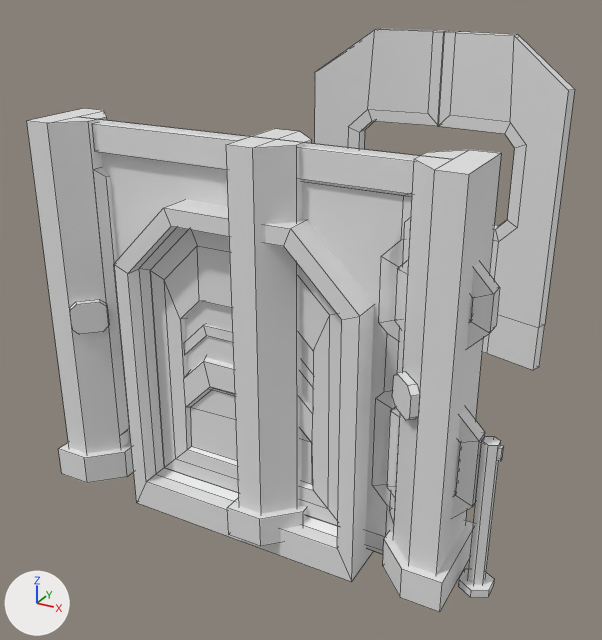
What one commit did to the Blender file assets/models/props/barriers.blend.
One viewpoint serves both versions: a 50 mm lens placed at (3.01, -4.68, 4.1), pointed at (-0.28, 1.3, 1.11). Every picture has the same lights, and +X, +Y and +Z are marked at lower left. Mesh edges are drawn as thin lines.

The first picture shows 'barrier.entry', 'barrier.noEntry', 'barrier.one-way.pole', 'barrier.pole.double.001', 'door.spinner.left', 'door.spinner.right', 'door.tophex.Frame', 'door.tophex.door', 'gate.door.left', 'gate.door.right', 'gate.post', 'sign.arrows', 'sign.arrows.001'.
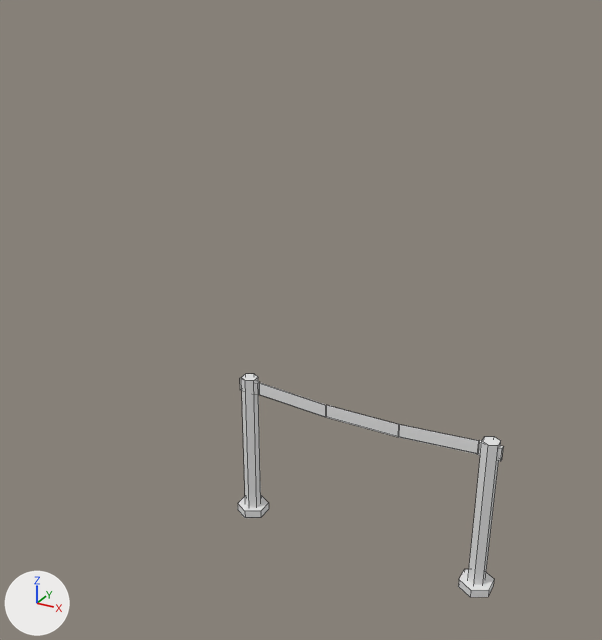
ob_pivot_barrier_one_way is not drawn itself; it is the parent of ob_barrier_one_way_pole, ob_barrier_entry, ob_barrier_noentry, ob_barrier_one_way_pillar_left__collider_box, ob_barrier_one_way_pillar_right__collider_box, ob_barrier_one_way__collider, ob_sign_arrows, ob_sign_arrows_001.
ob_pivot_sign_arrows is not drawn itself; it is the parent of ob_sign_arrows_002.

The edits, one by one:
Object 'barrier.one-way.pole' (ob_barrier_one_way_pole) is deleted.
Object 'pivot.barrier.one-way' (ob_pivot_barrier_one_way) is deleted.
Object 'barrier.entry' (ob_barrier_entry) is deleted.
Object 'barrier.noEntry' (ob_barrier_noentry) is deleted.
In object 'barrier.one-way.pillar.left._collider_box' (ob_barrier_one_way_pillar_left__collider_box), parent is no longer ob_pivot_barrier_one_way.
In object 'barrier.one-way.pillar.right._collider_box' (ob_barrier_one_way_pillar_right__collider_box), parent is no longer ob_pivot_barrier_one_way.
In object 'barrier.one-way._collider' (ob_barrier_one_way__collider), parent is no longer ob_pivot_barrier_one_way.
Object 'sign.arrows' (ob_sign_arrows) is deleted.
Object 'sign.arrows.001' (ob_sign_arrows_001) is deleted.
In object 'sign.noEntry' (ob_sign_noentry), parent is no longer ob_pivot_barrier_one_way.
In object 'sign.noEntry.001' (ob_sign_noentry_001), parent is no longer ob_pivot_barrier_one_way.
Object 'gate.door.right' (ob_gate_door_right) is deleted.
In object 'gate.door.right._collider_box' (ob_gate_door_right__collider_box), parent is no longer ob_gate_door_right.
Object 'gate.door.left' (ob_gate_door_left) is deleted.
Object 'gate.post' (ob_gate_post) is deleted.
In object 'barrier.one-way.pillar.left._collider_box.001' (ob_barrier_one_way_pillar_left__collider_box_001), parent is no longer ob_gate_post.
Object 'door.tophex.Frame' (ob_door_tophex_frame) is deleted.
Object 'door.tophex.door' (ob_door_tophex_door) is deleted.
Object 'door.spinner.left' (ob_door_spinner_left) is deleted.
Object 'door.spinner.right' (ob_door_spinner_right) is deleted.
Object 'pivot.sign.arrows' (ob_pivot_sign_arrows) is deleted.
Object 'sign.arrows.002' (ob_sign_arrows_002) is deleted.

Pixel boxes [x1, y1, x2, y2] of what changed, in the pictures (602 x 640 px):
'barrier.one-way.pole', deleted: before [27, 108, 501, 612]
'door.tophex.Frame', deleted: before [114, 199, 374, 582]
'gate.post', deleted: before [226, 129, 312, 546]
'door.tophex.door', deleted: before [150, 230, 342, 526]
'door.spinner.left', deleted: before [438, 31, 575, 370]
'gate.door.left', deleted: before [302, 180, 412, 550]
'door.spinner.right', deleted: before [314, 29, 446, 149]
'barrier.entry', deleted: before [98, 119, 420, 260]
'gate.door.right', deleted: before [302, 187, 500, 550]
'sign.arrows.001', deleted: before [70, 299, 109, 334]
'sign.arrows', deleted: before [393, 372, 420, 420]
'barrier.noEntry', deleted: before [128, 127, 383, 554]
'barrier.canvas', unchanged, uncovered by the edit: after [258, 382, 479, 454]
'barrier.pole.double.002', unchanged, uncovered by the edit: after [238, 374, 269, 518]
